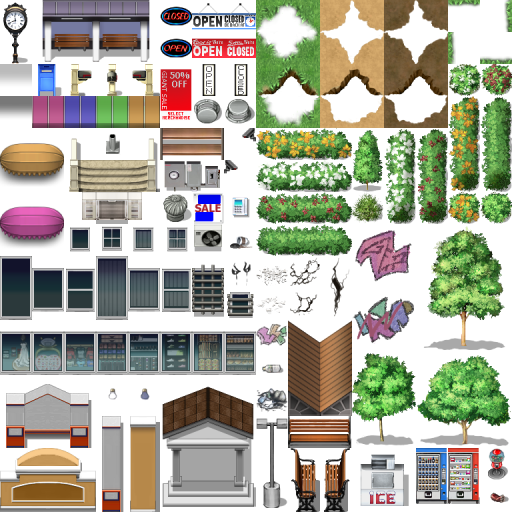
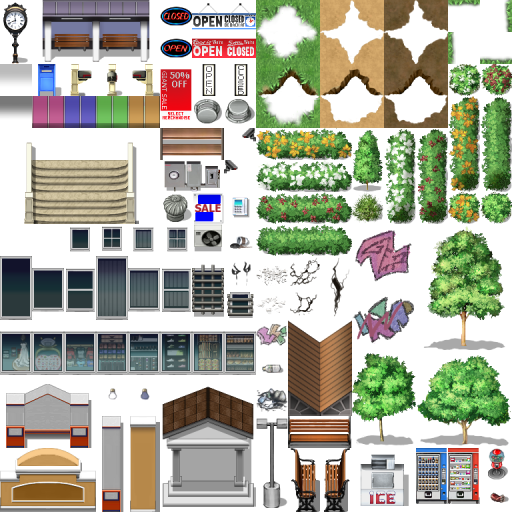
Revision of a layered 512×512 image; what changed, layer by layer:
renamed "KR_Urban_ModernExt_E.png" to "Layer", painted on it over [left=0, top=134, right=160, bottom=249]
